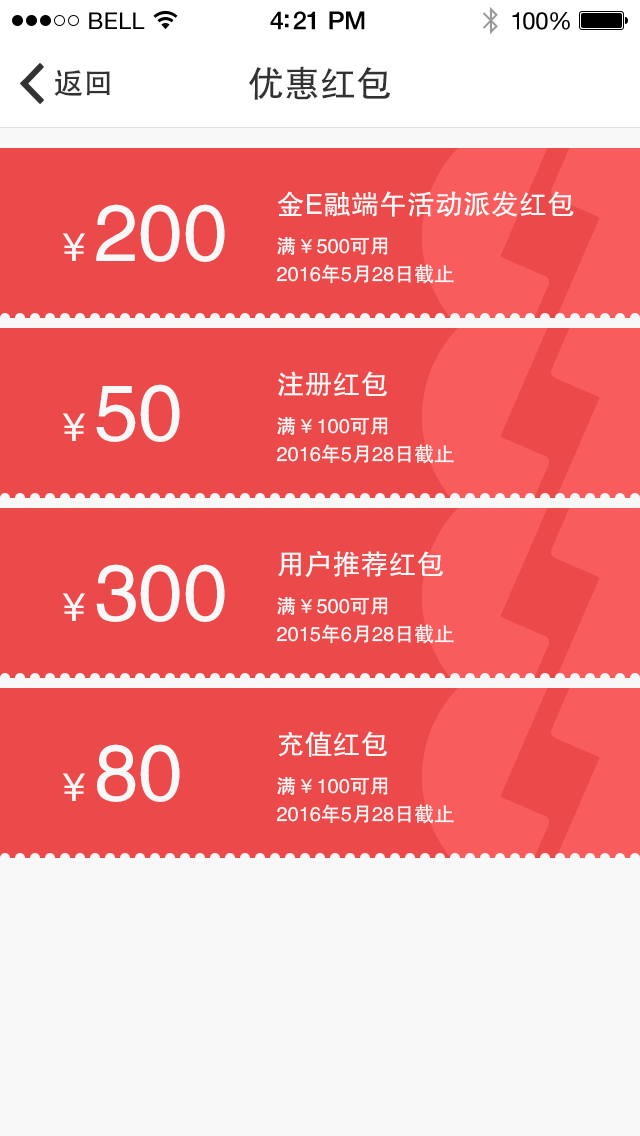
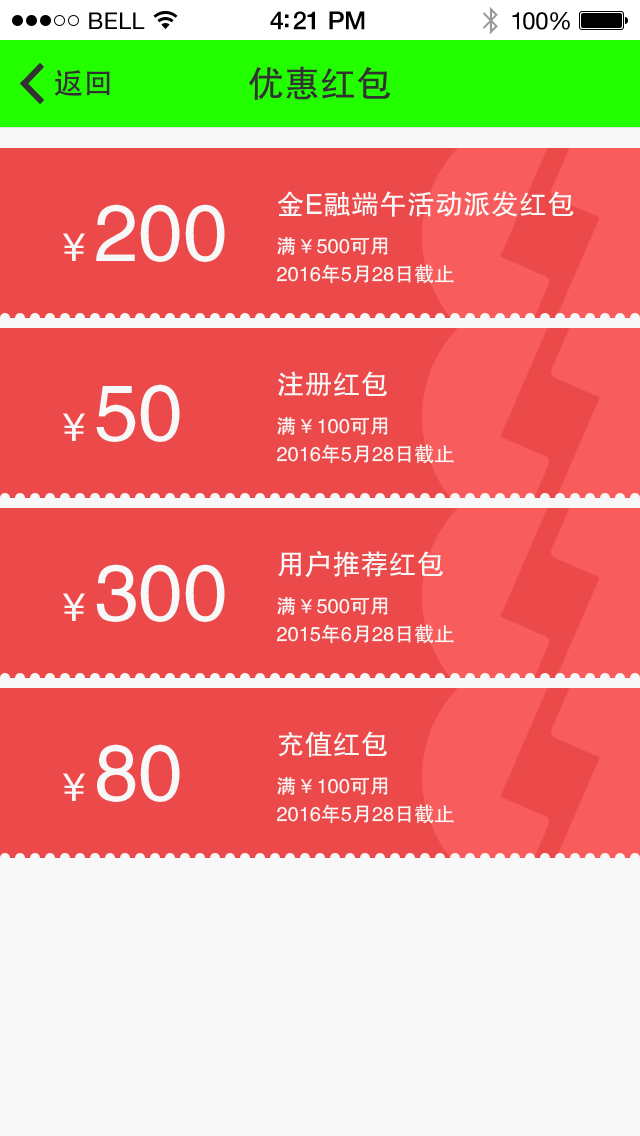
Before/after of a 640x1136 layered artwork. What changed in the layer stack:
pixels changed over [0, 40, 640, 824] (layer not identified)
